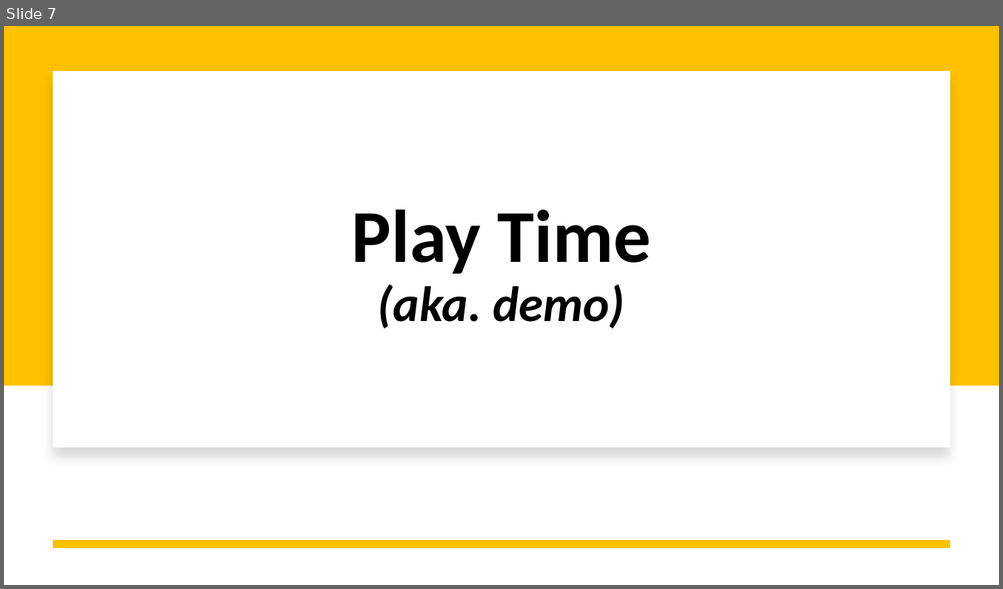
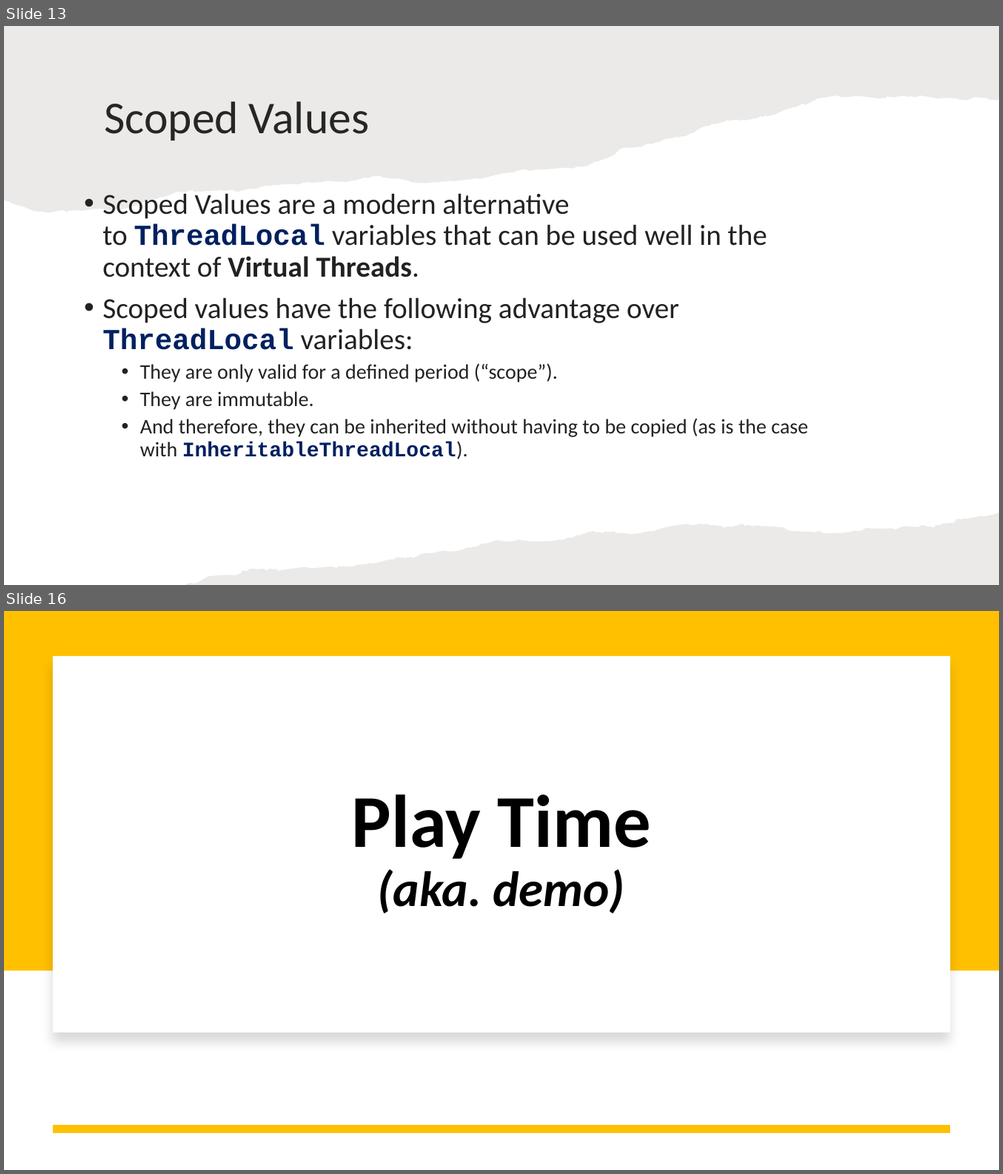
Before and after one commit to iuliana/jdk21-parent-project, a slide deck: Java21-Presentation.pptx. Shown one above the other, each under a label of ours: slide 7 before the commit, slides 13 and 16 after it; the slides between them are not shown. The pictures are 1003x589 and 1003x1174 pixels, drawn with LibreOffice and Linux fonts; fonts in the diff are those of the drawing. Boxes give left, top, right and bottom in pixels: in the first picture for what was removed or moved away, otherwise in the second. Text is boxed around its words. In the diff, an @@ line names an element or a change of style, - is before the commit and + after.

```diff
--- a/Java21-Presentation.pptx
+++ b/Java21-Presentation.pptx
@@ slide 13 added at [4, 26, 999, 585], background #FFFFFF @@
@@ freeform shape added at [4, 26, 999, 213], fill #82766A at 15% opacity @@
@@ title added at [104, 101, 369, 141], 44 pt, text #262626 @@
+Scoped Values
@@ text added at [102, 193, 808, 460], 28 pt, text #222222 @@
+• Scoped Values are a modern alternative to ThreadLocal variables that can be used well in the context of Virtual Threads.
+• Scoped values have the following advantage over ThreadLocal variables:
+  • They are only valid for a defined period (“scope”).
+  • They are immutable.
+  • And therefore, they can be inherited without having to be copied (as is the case with InheritableThreadLocal).
@@ freeform shape added at [185, 513, 999, 585], fill #82766A at 15% opacity @@
@@ what was slide 7 is now slide 16 @@
```
Also in this commit, not shown: 4 slides changed, 7 other slides added, 22 other files.
